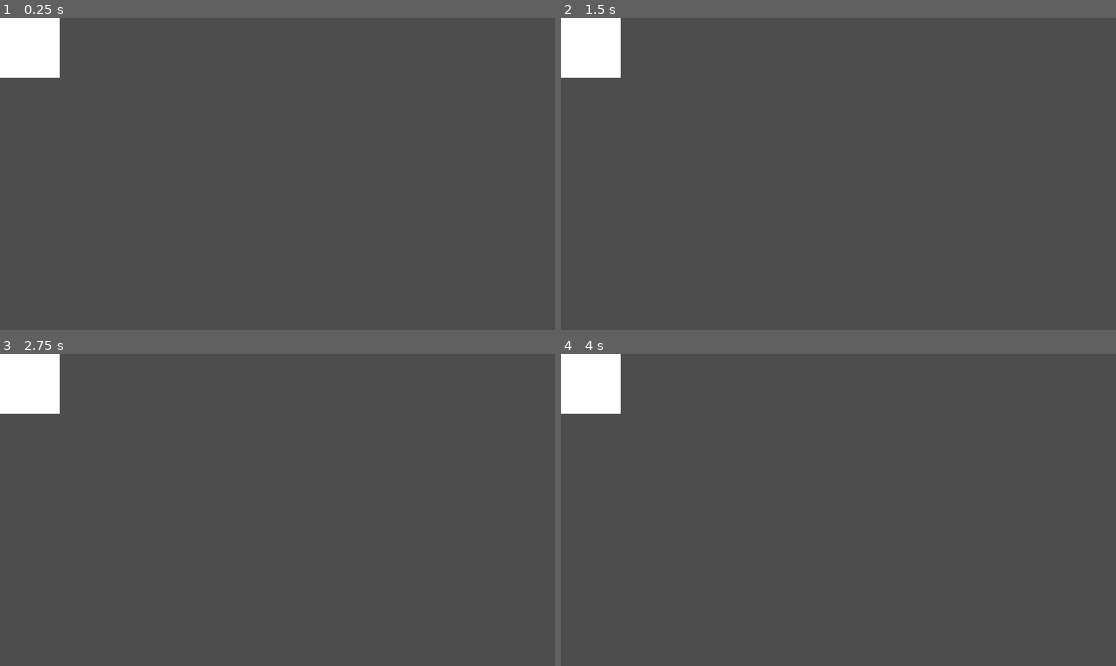
Above: before the commit, frames 1-4 (two rows, left to right).
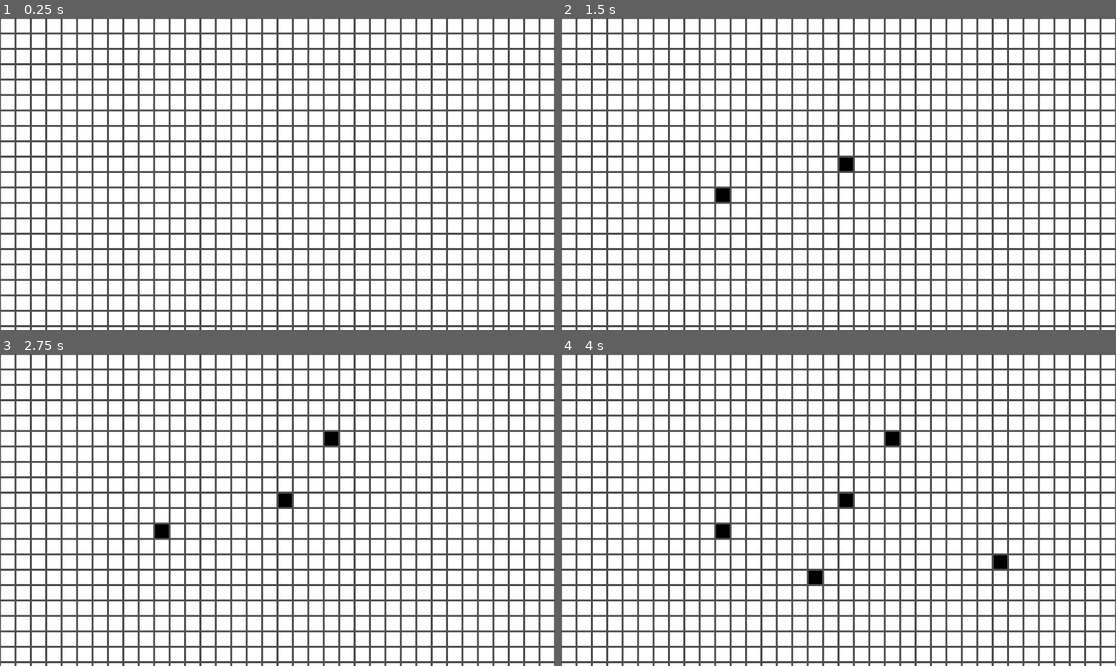
Above: after the commit, the same moments.

Repository: joesobo/EcoSystem
Game: Godot game, scene res://scenes/marching_squares.tscn
The game is run twice, just before and just after one commit, with the same random seed, the same clock (stepped at 60 frames per second) and the same inputs.
Inputs (mouse positions are in pixels of both pictures, inside the frame that each line leads up to):
- Up to frame 1 (0.25 s): no input
- Up to frame 2 (1.5 s): tap Enter at 0.5 s; move the mouse to (838, 167) at 0.52 s; click (838, 167) at 0.67 s; tap Space at 1.25 s; move the mouse to (727, 189) at 1.27 s; click (727, 189) at 1.42 s
- Up to frame 3 (2.75 s): tap Enter at 2 s; move the mouse to (333, 441) at 2.02 s; click (333, 441) at 2.17 s
- Up to frame 4 (4 s): tap Space at 2.75 s; move the mouse to (810, 572) at 2.77 s; click (810, 572) at 2.92 s; tap Enter at 3.5 s; move the mouse to (1005, 556) at 3.52 s; click (1005, 556) at 3.67 s

The runs differ from the first frame. In frame 1, 79% of the frame differs, in the area x 0-100%, y 0-100%; in frame 2, 79%; in frame 3, 79%; in frame 4, 79%.

Commit message:
proper indexing and formatting

Diff:
--- a/scenes/marching_squares.tscn
+++ b/scenes/marching_squares.tscn
@@ -1,15 +1,17 @@
-[gd_scene load_steps=4 format=3 uid="uid://dp6tj0g1x1gw0"]
+[gd_scene load_steps=4 format=3 uid="uid://bwfe30h2s655f"]
 
 [ext_resource type="Script" path="res://scripts/marchingSquares/VoxelGrid.gd" id="1_7sy1n"]
-[ext_resource type="PackedScene" uid="uid://2rgasipdd50j" path="res://scenes/voxel.tscn" id="2_4y4kx"]
+[ext_resource type="PackedScene" uid="uid://bltijxvovh1q" path="res://scenes/voxel.tscn" id="2_4y4kx"]
 
 [sub_resource type="RectangleShape2D" id="RectangleShape2D_6mmkp"]
 
-[node name="MarchingSquares" type="Node2D" node_paths=PackedStringArray("staticBody")]
+[node name="MarchingSquares" type="Node2D" node_paths=PackedStringArray("static_body")]
+position = Vector2(16, 16)
 script = ExtResource("1_7sy1n")
-voxelSize = 8
-voxelScene = ExtResource("2_4y4kx")
-staticBody = NodePath("StaticBody2D")
+voxel_size = 32
+chunk_resolution = 8
+voxel_scene = ExtResource("2_4y4kx")
+static_body = NodePath("StaticBody2D")
 
 [node name="StaticBody2D" type="StaticBody2D" parent="."]
 position = Vector2(580, 314)
--- a/scripts/marchingSquares/VoxelGrid.gd
+++ b/scripts/marchingSquares/VoxelGrid.gd
@@ -1,62 +1,71 @@
 extends Node
 
-@export var voxelSize = 1
-@export var voxelResolution = 8
-@export var chunkResolution = 2
-@export var voxelScene: PackedScene
+@export var voxel_size = 1
+@export var voxel_resolution = 8
+@export var chunk_resolution = 2
+@export var voxel_scene: PackedScene
 
-@export var staticBody: StaticBody2D
-var collisionShape: CollisionShape2D
+@export var static_body: StaticBody2D
+var collision_shape: CollisionShape2D
 
 var voxels = []
 
 func _ready():
-	collisionShape = staticBody.get_child(0)
-	staticBody.connect("input_event", _on_Area2D_input_event)
+	collision_shape = static_body.get_child(0)
+	static_body.connect("input_event", _on_Area2D_input_event)
 
-	for chunkY in range(chunkResolution):
-		for chunkX in range(chunkResolution):
-			CreateChunk(chunkX * voxelResolution, chunkY * voxelResolution)
+	for chunk_y in range(chunk_resolution):
+		for chunk_x in range(chunk_resolution):
+			create_chunk(chunk_x * voxel_resolution, chunk_y * voxel_resolution)
 
-func CreateChunk(startX, startY):
+func create_chunk(start_x, start_y):
 	var chunk = Node2D.new()
-	chunk.name = "Chunk (%d, %d)" % [startX, startY]
+	chunk.name = "Chunk (%d, %d)" % [start_x, start_y]
 	add_child(chunk)
 
-	for voxelY in range(voxelResolution):
-		for voxelX in range(voxelResolution):
-			CreateVoxel(chunk, startX + voxelX, startY + voxelY)
+	for voxel_y in range(voxel_resolution):
+		for voxel_x in range(voxel_resolution):
+			create_voxel(chunk, start_x + voxel_x, start_y + voxel_y)
 
-func CreateVoxel(parent, x, y):
-	var voxel = voxelScene.instantiate()
+func create_voxel(parent, x, y):
+	var voxel = voxel_scene.instantiate()
 	parent.add_child(voxel)
-	voxel.position = Vector2(x * voxelSize, y * voxelSize)
-	voxel.scale = Vector2(voxelSize, voxelSize)
+	voxel.position = Vector2(x * voxel_size, y * voxel_size)
+	voxel.scale = Vector2(voxel_size, voxel_size) * 0.9
 	voxel.name = "Voxel (%d, %d)" % [x, y]
 	voxels.append(voxel)
 
-func _on_Area2D_input_event(viewport, event, shape_idx):
+func _on_Area2D_input_event(_viewport, event, _shape_idx):
 	if event is InputEventMouseButton and event.pressed:
-		EditVoxel(event.position)
+		edit_voxel(event.position)
 
-func EditVoxel(point: Vector2):
-	var voxelX = floor(point.x / voxelSize)
-	var voxelY = floor(point.y / voxelSize)
+func edit_voxel(point: Vector2):
+	var voxel_x = floor(point.x / voxel_size)
+	var voxel_y = floor(point.y / voxel_size)
 
-	var chunkX = floor(voxelX / voxelResolution)
-	var chunkY = floor(voxelY / voxelResolution)
+	var chunk_x = floor(voxel_x / voxel_resolution)
+	var chunk_y = floor(voxel_y / voxel_resolution)
 
-	var index = voxelY * voxelResolution + voxelX + chunkX * chunkResolution * voxelResolution + chunkY * chunkResolution * voxelResolution * voxelResolution
+	var local_pos = Vector2(voxel_x - chunk_x * voxel_resolution, voxel_y - chunk_y * voxel_resolution)
 
-	# print("Voxel: ", Vector2(voxelX, voxelY), " Chunk: ", Vector2(chunkX, chunkY), " Index: ", index)
+	var index = (local_pos.x
+		+ local_pos.y * voxel_resolution
+		+ chunk_x * voxel_resolution * voxel_resolution
+		+ chunk_y * voxel_resolution * voxel_resolution * chunk_resolution)
 
-	SetVoxel(index, true)
+	print(point)
+	print("Voxel: ", Vector2(voxel_x, voxel_y), " Chunk: ", Vector2(chunk_x, chunk_y), " Index: ", index)
 
-func SetVoxel(index, state: bool):
-	SetVoxelColor(index, state if Color.BLACK else Color.WHITE)
+	set_voxel(index)
 
-func SetVoxelColor(index, color):
+func set_voxel(index):
+	toggle_voxel_color(index)
+
+func toggle_voxel_color(index):
 	if voxels.size() > index:
+		var color = Color.WHITE
 		var voxel = voxels[index]
-		voxel.modulate = Color.BLACK
-		print(voxel, voxel.modulate)
+
+		if voxel.modulate == Color.WHITE:
+			color = Color.BLACK
+		voxel.modulate = color
Not shown: 1 places in scenes/voxel.tscn that only renumber resources
